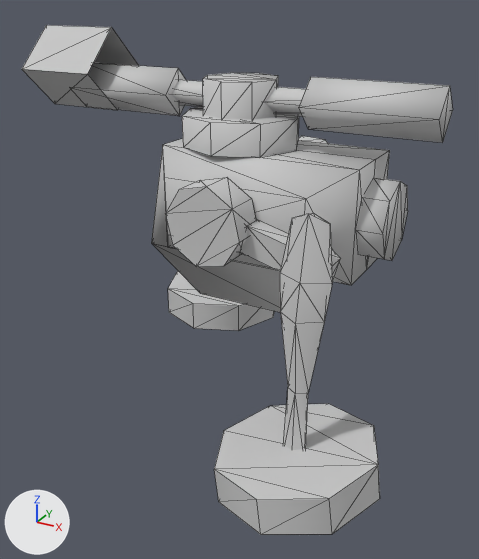
The FBX model Assets/Resources/ani/robocrash/robocrash_walk.FBX as it was, and as the next commit left it.
The view is the same before and after, from a 50 mm lens placed at (3.15, -5.92, 4.09), pointed at (-0.03, -0.13, 1.2). Arrows for +X, +Y and +Z are at lower left; the lights stay in place. Mesh edges are drawn as thin lines. Where no turn or scale is listed for an object, it has been applied to the vertices.

The scene before the commit, as lines of its bpy script (objects in view):
```python
ob_box009 = bpy.data.objects.new('Box009', me_mesh)
ob_box009.location = (0.0, 0.0, -0.34)
ob_object030 = bpy.data.objects.new('Object030', me_mesh_002)
ob_object030.location = (0.17, -1.02, 2.15)
ob_object096 = bpy.data.objects.new('Object096', me_mesh_004)
ob_object096.location = (0.17, 1.06, 2.15)
ob_object097 = bpy.data.objects.new('Object097', me_mesh_001)
ob_object097.location = (-0.09, 0.02, 3.1)
ob_object098 = bpy.data.objects.new('Object098', me_mesh_003)
ob_object098.location = (1.24, -1.32, 0.07)
ob_object099 = bpy.data.objects.new('Object099', me_mesh_005)
ob_object099.location = (-1.1, 1.35, 0.19)
```
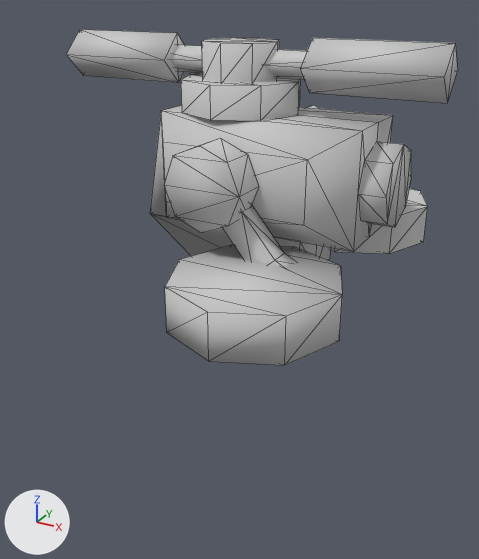
Changed parts and their boxes [x1, y1, x2, y2] in the pictures (479 x 559 px):
'Box009', reshaped, moved (28% narrower)
    before: [22, 25, 408, 312]
    after: [150, 73, 428, 365]
'Object097', moved
    before: [88, 63, 453, 143]
    after: [66, 30, 458, 103]
'Object098', deleted
    before: [214, 404, 380, 535]
'Object030', deleted
    before: [165, 177, 341, 450]
'Object099', deleted
    before: [168, 271, 274, 331]
'Object096', deleted
    before: [298, 136, 327, 143]
part 1 of me_mesh, added
    after: [165, 245, 342, 365]
part 2 of me_mesh, added
    after: [331, 188, 428, 254]
part 3 of me_mesh, added
    after: [223, 205, 293, 268]
part 4 of me_mesh, added
    after: [164, 138, 259, 233]
part 5 of me_mesh, deleted
    before: [22, 25, 117, 110]
part 6 of me_mesh, deleted
    before: [88, 26, 139, 66]

The change, as a diff of the scene's bpy script:
```diff
--- a/Assets/Resources/ani/robocrash/robocrash_walk.FBX.py
+++ b/Assets/Resources/ani/robocrash/robocrash_walk.FBX.py
@@ me_mesh @@
 # used by ob_box009; location = (0.0, 0.0, -0.34)
-me_mesh.from_pydata(...)  # 78 vertices, 112 faces; spans x -2.58..1.57, y -0.83..0.86, z 1.41..4.05
+me_mesh.from_pydata(...)  # 178 vertices, 290 faces; spans x -0.97..1.57, y -2.1..2.14, z 1.41..3.29
+# me_mesh part 1: a new loose piece, an 8-sided cylinder along z spanning x 0.01..1.55, y -2.1..-0.53, z 1.44..1.86, in mat_07___default (its picture is missing)
+# me_mesh part 2: a new loose piece, an 8-sided cylinder along z spanning x 0.01..1.55, y 0.57..2.14, z 1.44..1.86, in mat_07___default (its picture is missing)
+# me_mesh part 3: a new loose piece of 24 vertices spanning x 0.07..1.03, y -1.04..-0.83, z 1.48..2.55, in mat_07___default (its picture is missing)
+# me_mesh part 4: a new loose piece of 16 vertices spanning x -0.21..0.55, y -1.2..-0.84, z 2.1..2.88, in mat_07___default (its picture is missing)
+# me_mesh part 5: the loose piece of 6 vertices spanning x -2.58..-1.66, y -0.43..0.02, z 3.19..4.05 is deleted
+# me_mesh part 6: the loose piece of 6 vertices spanning x -2.58..-1.66, y 0.02..0.46, z 3.19..4.05 is deleted
 me_mesh.materials.append(mat_07___default)
@@ ob_object096 @@
-ob_object096 = bpy.data.objects.new('Object096', me_mesh_004)
-ob_object096.location = (0.17, 1.06, 2.15)
@@ ob_object030 @@
-ob_object030 = bpy.data.objects.new('Object030', me_mesh_002)
-ob_object030.location = (0.17, -1.02, 2.15)
@@ ob_object099 @@
-ob_object099 = bpy.data.objects.new('Object099', me_mesh_005)
-ob_object099.location = (-1.1, 1.35, 0.19)
@@ ob_object098 @@
-ob_object098 = bpy.data.objects.new('Object098', me_mesh_003)
-ob_object098.location = (1.24, -1.32, 0.07)
@@ ob_box009 @@
 ob_box009 = bpy.data.objects.new('Box009', me_mesh)
-ob_box009.location = (0.0, 0.0, -0.34)
+ob_box009.location = (0.0, 0.0, 0.0)
@@ ob_object097 @@
 ob_object097 = bpy.data.objects.new('Object097', me_mesh_001)
-ob_object097.location = (-0.09, 0.02, 3.1)
+ob_object097.location = (-0.09, 0.02, 3.44)
```
